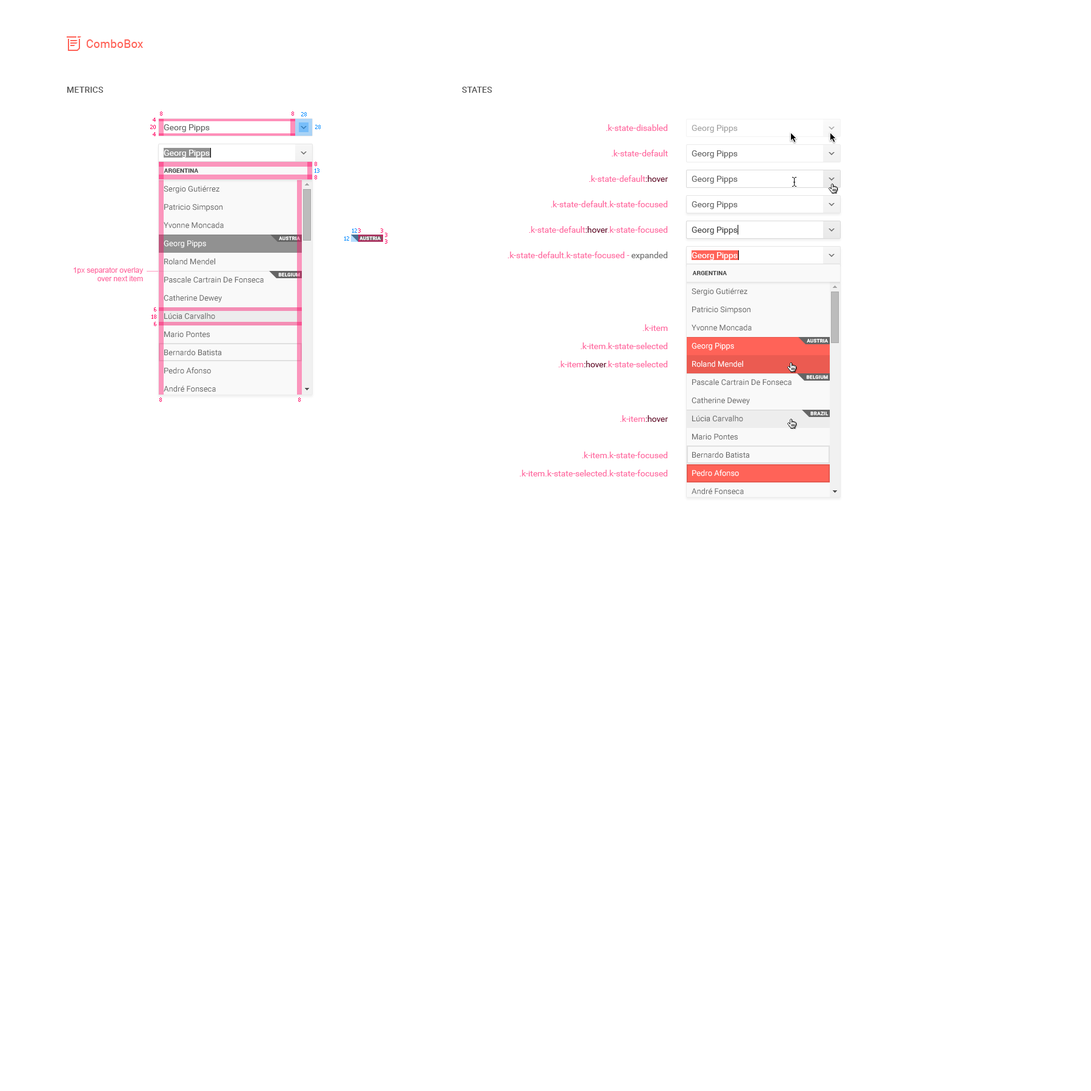
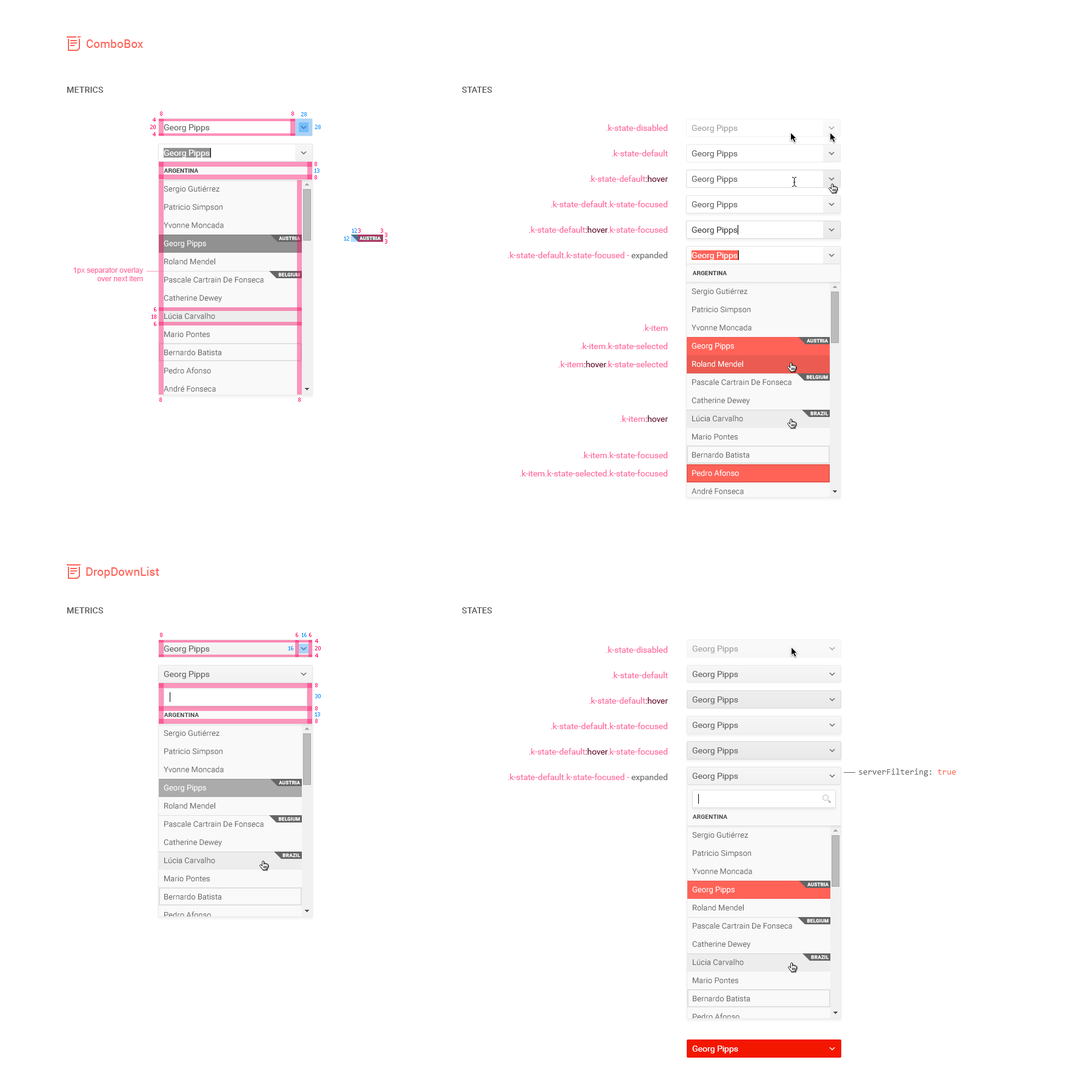
The second 1091px x 1091px image is a revision of the first. Changes to its layers:
added group "DropDownList Metrics" with 53 layers above "DropDownList States" over (158, 633, 321, 921)
added group "metrics" (1st of 2, in "DropDownList Metrics") with 24 layers in group "DropDownList Metrics" over (158, 633, 321, 725)
added group "selected click copy 2" with 22 layers in group "DropDownList Metrics" over (158, 665, 313, 921)
added group "DropDown" (1st of 4, in "DropDownList Metrics" › "selected click copy 2") with 17 layers in group "selected click copy 2" over (158, 683, 313, 921)
added layer "separators" (1st of 2, in "DropDownList Metrics" › "selected click copy 2" › "DropDown") in group "DropDown" over (158, 779, 304, 853)
added layer "Sergio Gutiérrez Patricio Simpson Yvonne Moncada Georg Pipps R" (1st of 4, in "DropDownList Metrics" › "selected click copy 2" › "DropDown") in group "DropDown" over (163, 730, 264, 921)
added layer "dropdown" (1st of 4, in "DropDownList Metrics" › "selected click copy 2" › "DropDown") in group "DropDown" over (158, 683, 313, 918)
added group "DropDownList States" with 53 layers above "Metrics" over (507, 639, 957, 1059)
added layer ".k-state-disabled .k-state-default .k-state-default:hover .k-st" (1st of 2, in "DropDownList States") in group "DropDownList States" over (507, 646, 669, 783)
added group "selected click" (1st of 2, in "DropDownList States") with 23 layers in group "DropDownList States" over (687, 767, 842, 1059)
added group "DropDown" (2nd of 4, in "DropDownList States" › "selected click") with 18 layers in group "selected click" over (687, 785, 842, 1059)
added layer "Sergio Gutiérrez Patricio Simpson Yvonne Moncada Georg Pipps R" (2nd of 4, in "DropDownList States" › "selected click" › "DropDown") in group "DropDown" over (692, 831, 793, 1059)
added layer "dropdown" (2nd of 4, in "DropDownList States" › "selected click" › "DropDown") in group "DropDown" over (687, 785, 842, 1020)
…and 93 more changes (93 added)
